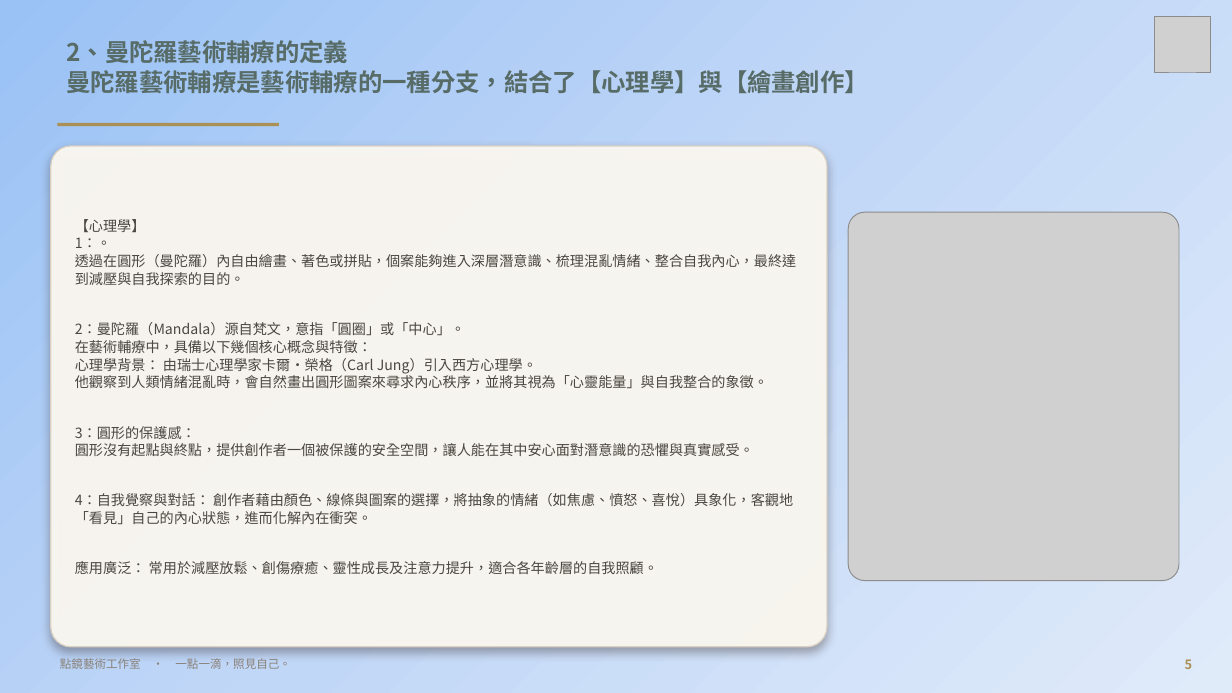
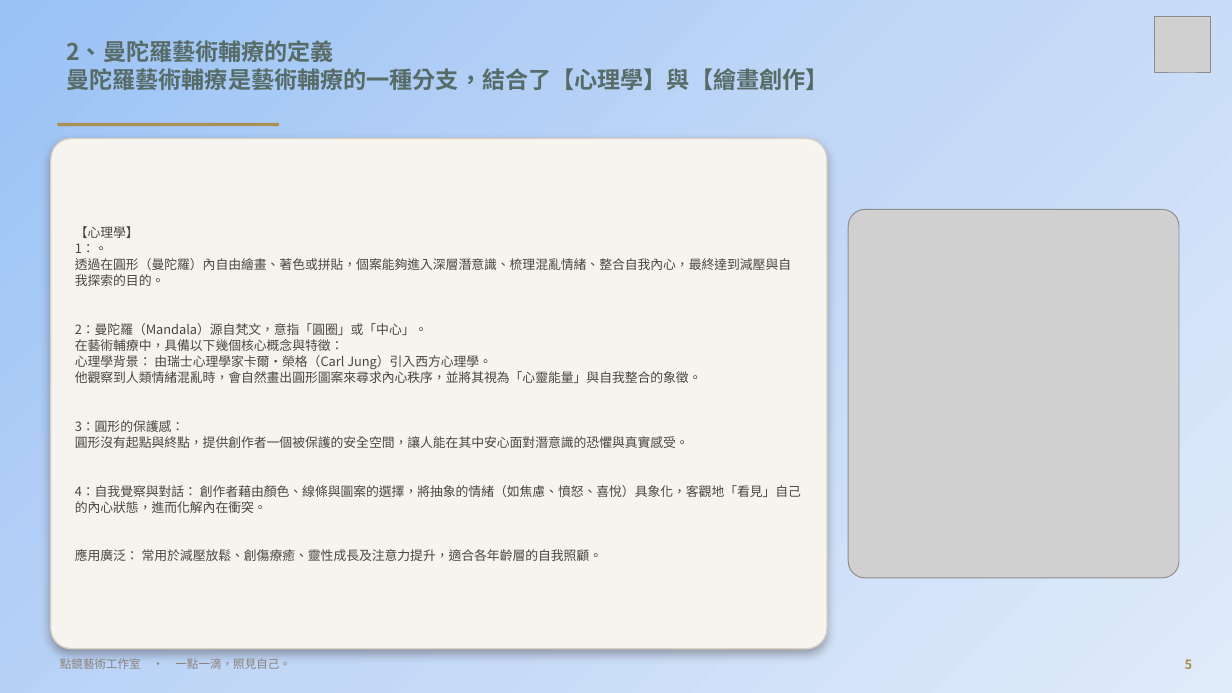
Before and after one commit to serina168/mandala-beginner, a slide deck: slide 5 of 繽紛五感體驗曼陀羅書籤畫_課程大綱.pptx. Drawn at 1232x693 pixels with LibreOffice and Linux fonts; fonts in the diff are those of the drawing; grey boxes stand for pictures; background and template pictures are left out. Boxes give left, top, right and bottom in pixels: in the first picture for what was removed or moved away, otherwise in the second. Text is boxed around its words. In the diff, an @@ line names an element or a change of style, - is before the commit and + after.

```diff
--- a/繽紛五感體驗曼陀羅書籤畫_課程大綱.pptx
+++ b/繽紛五感體驗曼陀羅書籤畫_課程大綱.pptx
@@ text "2、曼陀羅藝術輔療的定義" at (66,40,828,90): size 19 to 18 pt @@
@@ rounded rectangle: place and size @@
-rounded rectangle at (51,146,827,647)
+rounded rectangle at (51,139,827,649)
@@ title "【心理學】 1：。 透過在圓形（曼陀羅）內自由繪畫、著色或拼貼，個案能夠進入深層潛意識、梳理混亂情緒、整合自我內心，最終 ...": place and size @@
-title "【心理學】 1：。 透過在圓形（曼陀羅）內自由繪畫、著色或拼貼，個案能夠進入深層潛意識、梳理混亂情緒、整合自我內心，最終 ..." at (75,219,796,574)
+title "【心理學】 1：。 透過在圓形（曼陀羅）內自由繪畫、著色或拼貼，個案能夠進入深層潛意識、梳理混亂情緒、整合自我內心，最終 ..." at (75,226,801,561)
@@ title "【心理學】 1：。 透過在圓形（曼陀羅）內自由繪畫、著色或拼貼，個案能夠進入深層潛意識、梳理混亂情緒、整合自我內心，最終 ..." at (75,226,801,561): size 11 to 10 pt @@
```
Also in this commit, not shown: 17 other slides changed, 2 other files.
